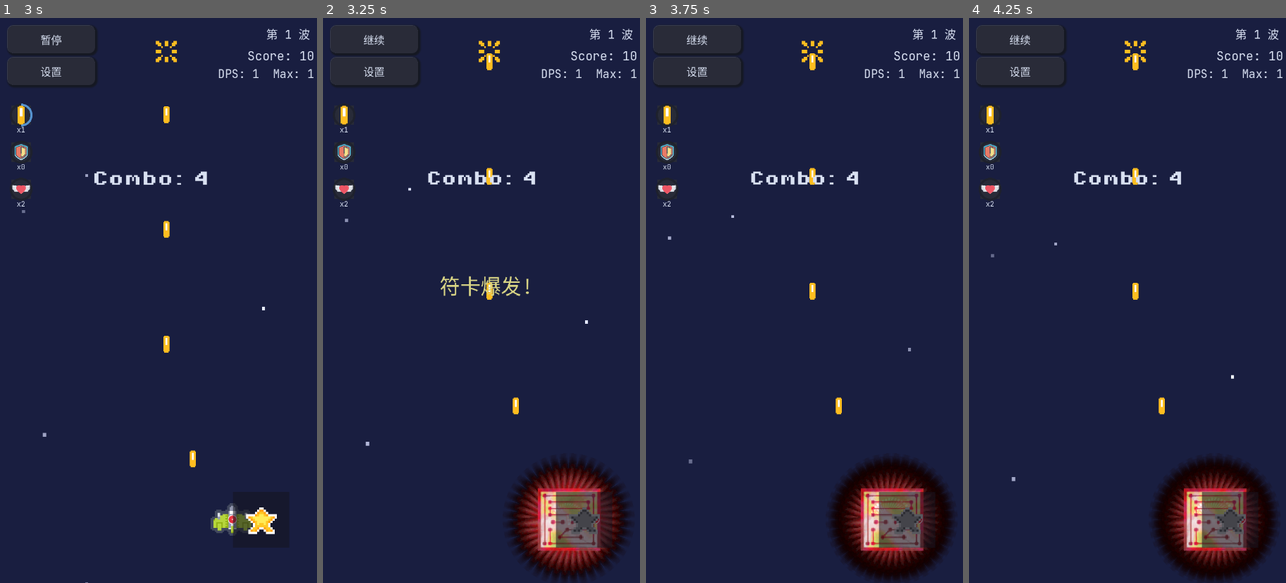
Above: before the commit, frames 1-4 (left to right).
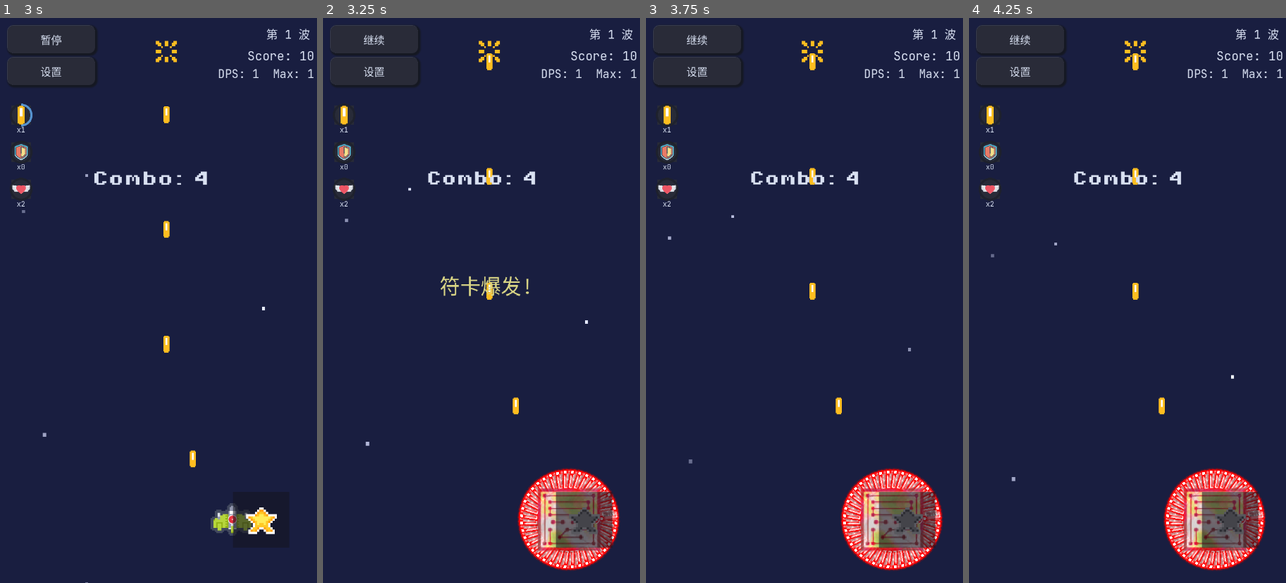
Above: after the commit, the same moments.

Repository: qingzhixing/plane-war
Game: Godot game, scene res://scenes/MainMenu.tscn
Two runs of this game, one before a commit and one after it. Both use one fixed random seed, a clock stepped at 60 frames per second and the inputs below. Sound files missing from this copy of the repository are replaced by a short silence.
Inputs (mouse positions are in pixels of both pictures, inside the frame that each line leads up to):
- Up to frame 1 (3 s): click "开始游戏" at 0.5 s; click "暂停" at 1.25 s; click "继续" at 2 s; tap Enter at 2.75 s; move the mouse to (228, 272) at 2.77 s; hold D from 2.78 s (still down); tap P at 2.85 s; click (228, 272) at 2.92 s
- Up to frame 2 (3.25 s): keep holding D; tap Space at 3.02 s
- Up to frame 3 (3.75 s): release D at 3.5 s; drag from (741, 328) to (918, 520) at 3.52 s
- Up to frame 4 (4.25 s): no input

Frame 1 is identical in both runs. In frame 2, 4.2% of the frame differs, in the area x 58-98%, y 77-100%; in frame 3, 4.6%; in frame 4, 4.6%.

Commit message:
🐛 FIX: 修复暂停后符卡只发一波 & 无炸弹时隐藏重型炸弹升级
- main.gd: create_timer 加 process_always=false，暂停期间计时器暂停，
  协程恢复后正常继续后续波次
- upgrade_ui.gd: bomb_heavy 升级与 bomb_side_cooldown 对齐，
  未解锁炸弹时从升级池排除

Co-Authored-By: Claude Sonnet 4.6 <noreply@anthropic.com>

Diff:
--- a/scripts/main.gd
+++ b/scripts/main.gd
@@ -546,7 +546,7 @@
 			b.set_boss_damage_multiplier(boss_damage_multiplier)
 			get_tree().current_scene.add_child(b)
 		if wave < _SPELL_BURST_WAVE_COUNT - 1:
-			await get_tree().create_timer(_SPELL_BURST_WAVE_INTERVAL).timeout
+			await get_tree().create_timer(_SPELL_BURST_WAVE_INTERVAL, false).timeout
 
 
 func _get_combo_multiplier() -> float:
--- a/scripts/ui/upgrade_ui.gd
+++ b/scripts/ui/upgrade_ui.gd
@@ -90,6 +90,8 @@
 			continue
 		if u["id"] == "bomb_side_cooldown" and not bomb_unlocked:
 			continue
+		if u["id"] == "bomb_heavy" and not bomb_unlocked:
+			continue
 		pool.append(u)
 	pool.shuffle()
 	if pool.is_empty():
